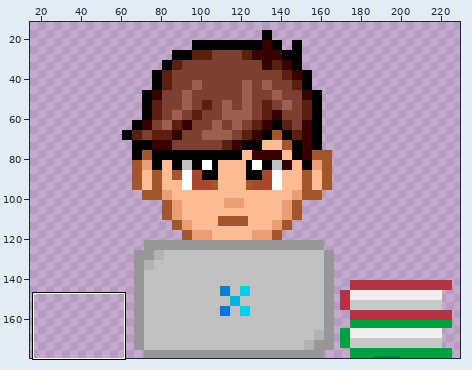
File history of a animated GIF sprite, static/images/levels/11.gif. The picture above shows the old version from afar; the outline marks the close-up.
Close-up. The starting point:
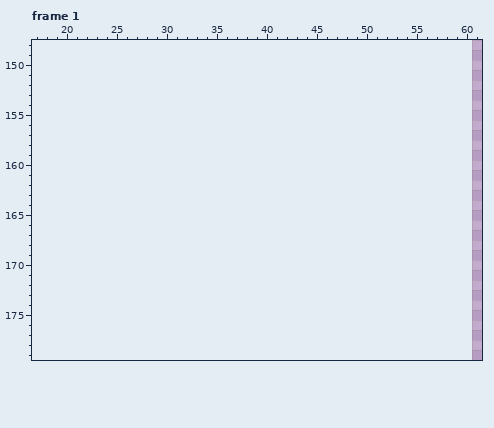
The file is 180x180 pixels, 6 frames. Colours within 5 levels of each other are drawn and written as one. Shown: frame 1: x 17..61, y 148..179. The old version is drawn lined up with the new one, on the new canvas. The wide view leaves out empty margins. The commit also changed other frames or places, which this record leaves out.
Once edited:
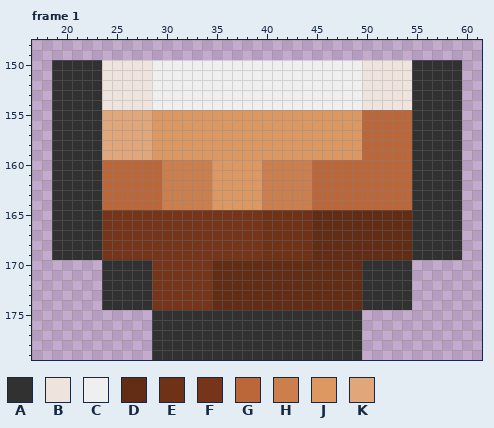
Palette (. is transparent): A #313131  B #efe4dd  C #efefef  D #622c15  E #6f3217  F #76351a  G #bc673a  H #cc7f4d  J #dd9761  K #e1a77a
The edit:
canvas 180x180 -> 240x180, the old top-left corner now at 61,0 (the part of the old canvas that was cut away was empty and is not shown)
--- frame 1
@@ x 17..61 @@
 149 .............................................
-150 .............................................
-151 .............................................
-152 .............................................
-153 .............................................
-154 .............................................
-155 .............................................
-156 .............................................
-157 .............................................
-158 .............................................
-159 .............................................
-160 .............................................
-161 .............................................
-162 .............................................
-163 .............................................
-164 .............................................
-165 .............................................
-166 .............................................
-167 .............................................
-168 .............................................
-169 .............................................
-170 .............................................
-171 .............................................
-172 .............................................
-173 .............................................
-174 .............................................
-175 .............................................
-176 .............................................
-177 .............................................
-178 .............................................
-179 .............................................
+150 ..AAAAABBBBBCCCCCCCCCCCCCCCCCCCCCBBBBBAAAAA..
+151 ..AAAAABBBBBCCCCCCCCCCCCCCCCCCCCCBBBBBAAAAA..
+152 ..AAAAABBBBBCCCCCCCCCCCCCCCCCCCCCBBBBBAAAAA..
+153 ..AAAAABBBBBCCCCCCCCCCCCCCCCCCCCCBBBBBAAAAA..
+154 ..AAAAABBBBBCCCCCCCCCCCCCCCCCCCCCBBBBBAAAAA..
+155 ..AAAAAKKKKKJJJJJJJJJJJJJJJJJJJJJGGGGGAAAAA..
+156 ..AAAAAKKKKKJJJJJJJJJJJJJJJJJJJJJGGGGGAAAAA..
+157 ..AAAAAKKKKKJJJJJJJJJJJJJJJJJJJJJGGGGGAAAAA..
+158 ..AAAAAKKKKKJJJJJJJJJJJJJJJJJJJJJGGGGGAAAAA..
+159 ..AAAAAKKKKKJJJJJJJJJJJJJJJJJJJJJGGGGGAAAAA..
+160 ..AAAAAGGGGGGHHHHHJJJJJHHHHHGGGGGGGGGGAAAAA..
+161 ..AAAAAGGGGGGHHHHHJJJJJHHHHHGGGGGGGGGGAAAAA..
+162 ..AAAAAGGGGGGHHHHHJJJJJHHHHHGGGGGGGGGGAAAAA..
+163 ..AAAAAGGGGGGHHHHHJJJJJHHHHHGGGGGGGGGGAAAAA..
+164 ..AAAAAGGGGGGHHHHHJJJJJHHHHHGGGGGGGGGGAAAAA..
+165 ..AAAAAFFFFFFFFFFFFFFFFEEEEEDDDDDDDDDDAAAAA..
+166 ..AAAAAFFFFFFFFFFFFFFFFEEEEEDDDDDDDDDDAAAAA..
+167 ..AAAAAFFFFFFFFFFFFFFFFEEEEEDDDDDDDDDDAAAAA..
+168 ..AAAAAFFFFFFFFFFFFFFFFEEEEEDDDDDDDDDDAAAAA..
+169 ..AAAAAFFFFFFFFFFFFFFFFEEEEEDDDDDDDDDDAAAAA..
+170 .......AAAAAFFFFFFDDDDDDDDDDDDDDDAAAAA.......
+171 .......AAAAAFFFFFFDDDDDDDDDDDDDDDAAAAA.......
+172 .......AAAAAFFFFFFDDDDDDDDDDDDDDDAAAAA.......
+173 .......AAAAAFFFFFFDDDDDDDDDDDDDDDAAAAA.......
+174 .......AAAAAFFFFFFDDDDDDDDDDDDDDDAAAAA.......
+175 ............AAAAAAAAAAAAAAAAAAAAA............
+176 ............AAAAAAAAAAAAAAAAAAAAA............
+177 ............AAAAAAAAAAAAAAAAAAAAA............
+178 ............AAAAAAAAAAAAAAAAAAAAA............
+179 ............AAAAAAAAAAAAAAAAAAAAA............
Boxes around the changes in both close-ups, in picture pixels (x1, y1, x2, y2):
added: (52, 60, 462, 360)
